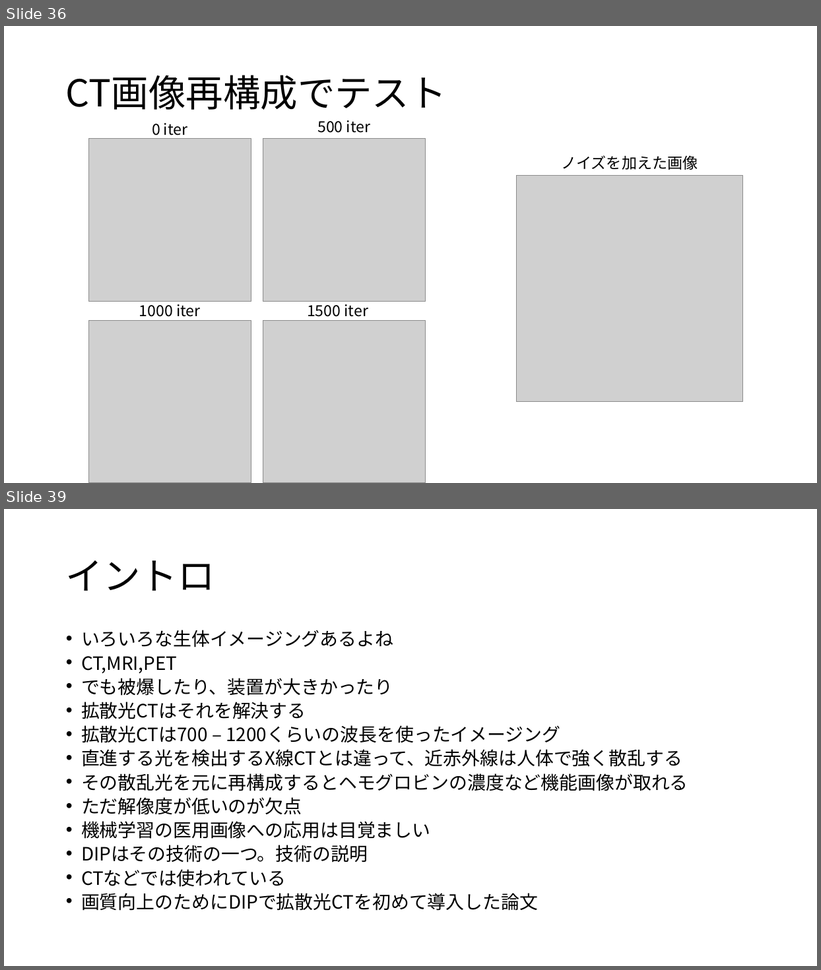
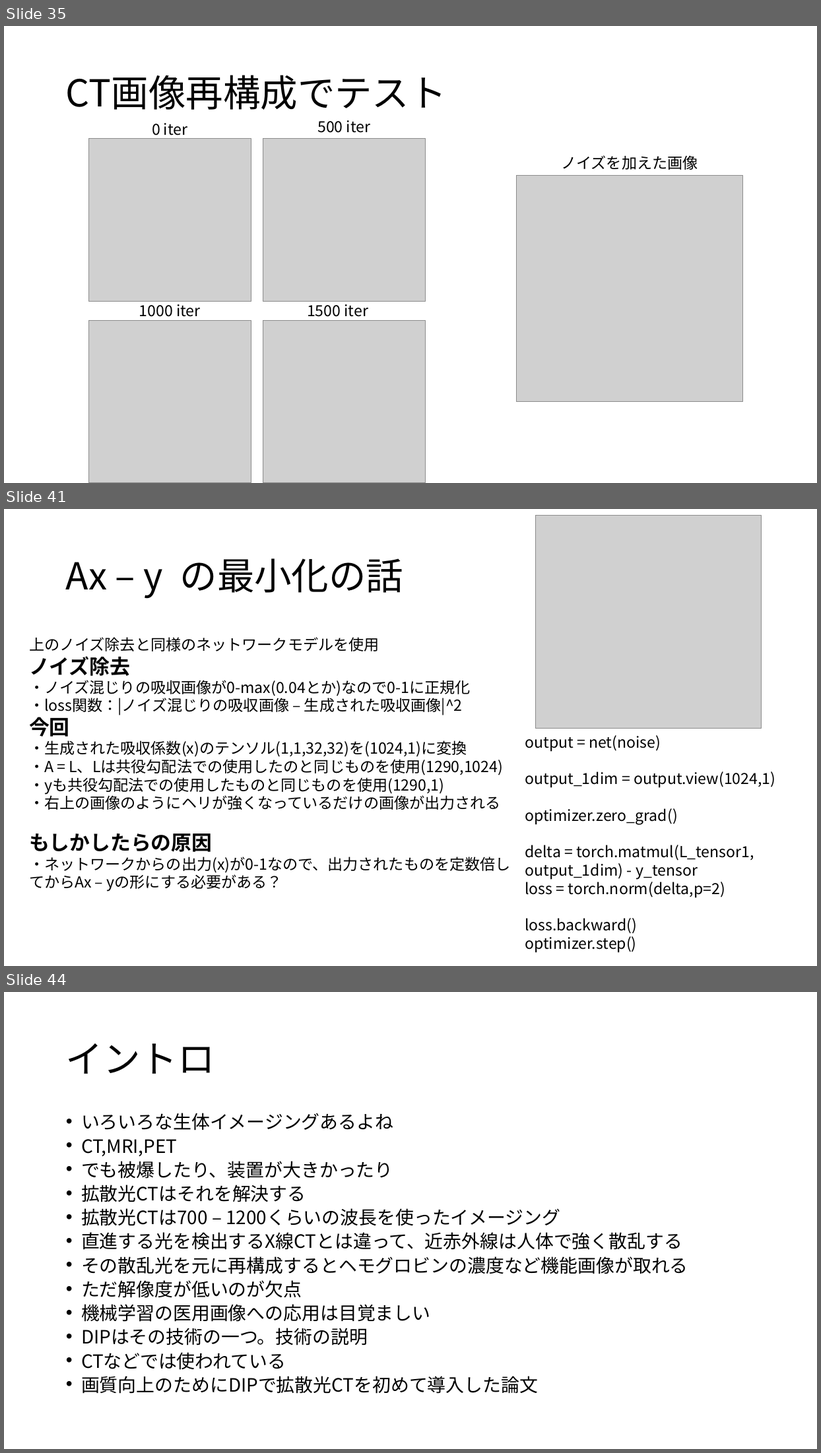
Before and after one commit to atuyoti/dot, a slide deck: slide/0519.pptx. Shown one above the other, each under a label of ours: slides 36 and 39 before the commit, slides 35, 41 and 44 after it; the slides between them are not shown. The pictures are 821x970 and 821x1453 pixels, drawn with LibreOffice and Linux fonts; fonts in the diff are those of the drawing; grey boxes stand for pictures. Boxes give left, top, right and bottom in pixels: in the first picture for what was removed or moved away, otherwise in the second. Text is boxed around its words. In the diff, an @@ line names an element or a change of style, - is before the commit and + after.

```diff
--- a/slide/0519.pptx
+++ b/slide/0519.pptx
@@ slide 41 added at [4,509,817,966], background #FFFFFF @@
@@ picture added at [535,515,761,729] @@
@@ title added at [66,559,404,599], 44 pt, text #000000 @@
+Ax – y の最小化の話
@@ text added at [29,637,511,892], 18 pt, text #000000 @@
+上のノイズ除去と同様のネットワークモデルを使用
+ノイズ除去
+・ノイズ混じりの吸収画像が0-max(0.04とか)なので0-1に正規化
+・loss関数：|ノイズ混じりの吸収画像 – 生成された吸収画像|^2
+今回
+・生成された吸収係数(x)のテンソル(1,1,32,32)を(1024,1)に変換
+・A = L、Lは共役勾配法での使用したのと同じものを使用(1290,1024)
+・yも共役勾配法での使用したものと同じものを使用(1290,1)
+・右上の画像のようにヘリが強くなっているだけの画像が出力される
+もしかしたらの原因
+・ネットワークからの出力(x)が0-1なので、出力されたものを定数倍してからAx – yの形にする必要がある？
@@ text added at [525,735,776,953], 18 pt, text #000000 @@
+output = net(noise)
+output_1dim = output.view(1024,1)
+optimizer.zero_grad()
+delta = torch.matmul(L_tensor1, output_1dim) - y_tensor
+loss = torch.norm(delta,p=2)
+loss.backward()
+optimizer.step()
@@ what was slide 36 is now slide 35 @@
@@ what was slide 39 is now slide 44 @@
```
Also in this commit, not shown: 2 slides changed, 6 other slides added, 2 slides removed, 35 other files.
